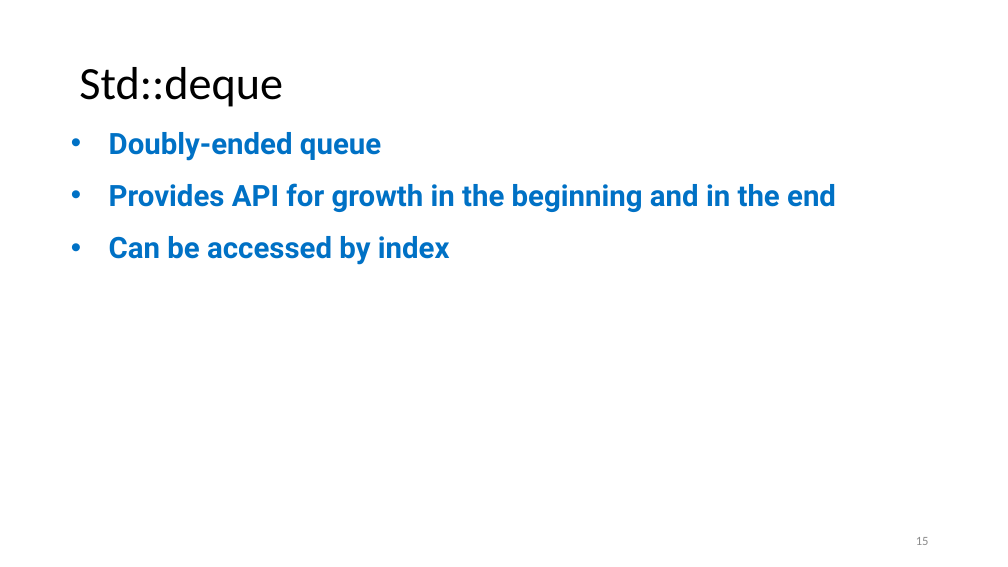
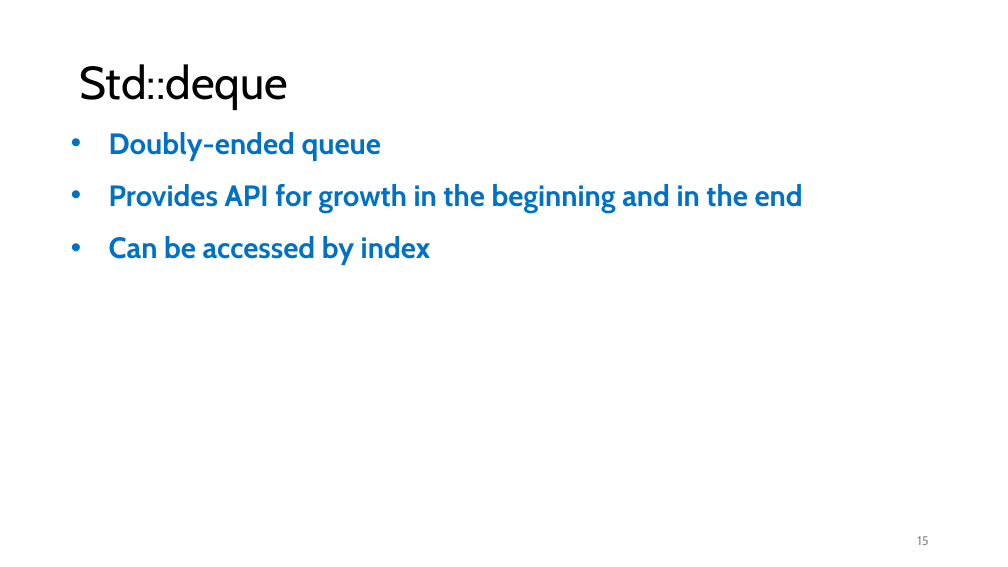
Before and after one commit to rarutyun/cpp-courses, a slide deck: slide 15 of 03_containrers_and_initialization/03_containers.pptx. Drawn at 1008x567 pixels with LibreOffice and Linux fonts; fonts in the diff are those of the drawing. Boxes give left, top, right and bottom in pixels: in the first picture for what was removed or moved away, otherwise in the second. Text is boxed around its words. In the diff, an @@ line names an element or a change of style, - is before the commit and + after.

Commit message:
Change font to Calibri

```diff
--- a/03_containrers_and_initialization/03_containers.pptx
+++ b/03_containrers_and_initialization/03_containers.pptx
@@ title "Std::deque" at (79,64,288,110): font Calibri to Cabin @@
@@ text "Doubly-ended queue" at (109,132,803,265): font Roboto to Cabin @@
@@ page number at (917,536,928,545): font Calibri to Cabin @@
```
Also in this commit, not shown: 19 other slides changed.
